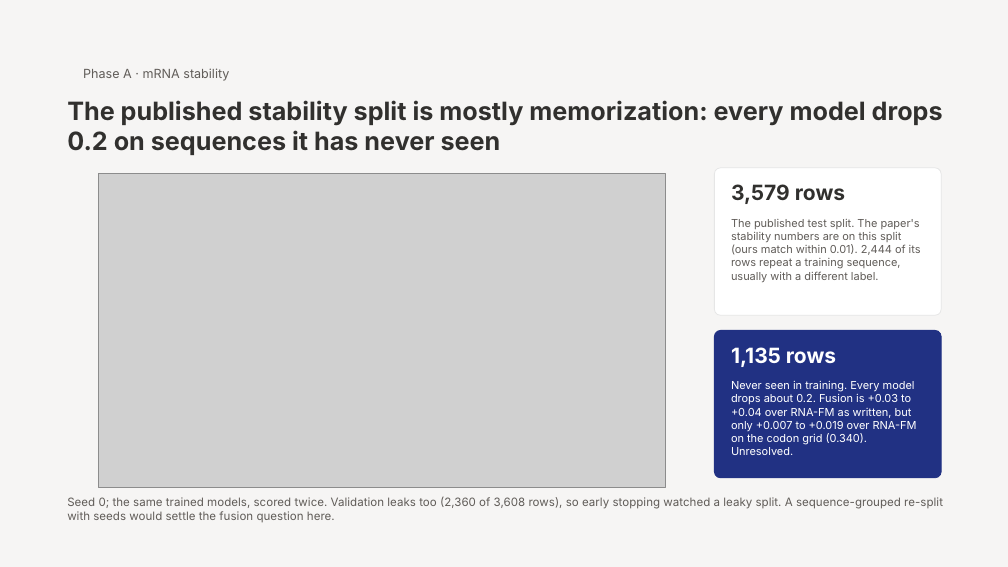
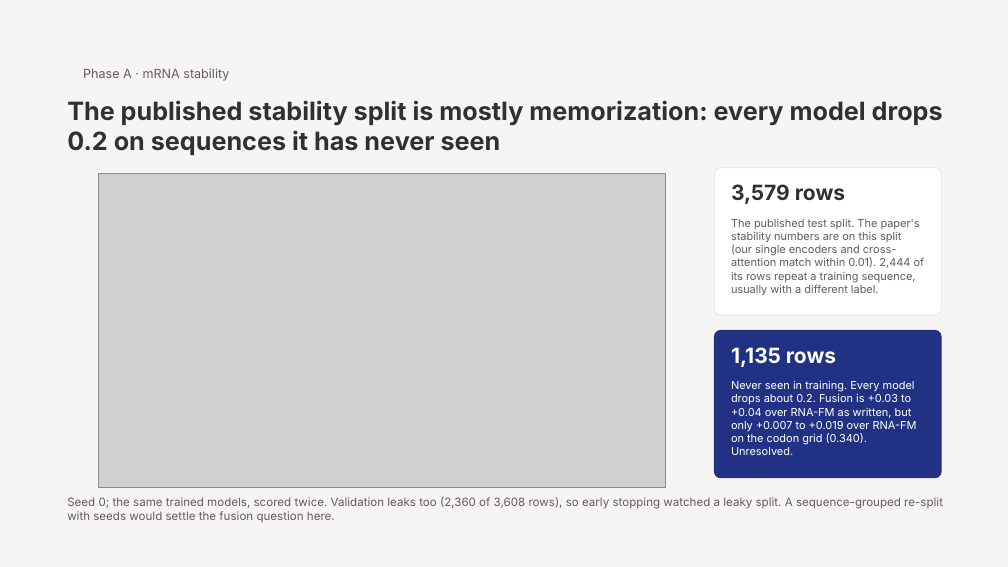
Before and after one commit to jtmckinley4/multimodal-bio-fusion, a slide deck: slide 7 of docs/notes/Slides/Mina_Progress_Slides_2026-10-22.pptx. Drawn at 1008x567 pixels with LibreOffice and Linux fonts; fonts in the diff are those of the drawing; grey boxes stand for pictures. Boxes give left, top, right and bottom in pixels: in the first picture for what was removed or moved away, otherwise in the second. Text is boxed around its words. In the diff, an @@ line names an element or a change of style, - is before the commit and + after.

```diff
--- a/docs/notes/Slides/Mina_Progress_Slides_2026-10-22.pptx
+++ b/docs/notes/Slides/Mina_Progress_Slides_2026-10-22.pptx
@@ text at (x1=731, y1=219, x2=925, y2=295): text changed @@
-The published test split. The paper's stability numbers are on this split (ours match within 0.01). 2,444 of its rows repeat a training sequence, usually with a different label.
+The published test split. The paper's stability numbers are on this split (our single encoders and cross-attention match within 0.01). 2,444 of its rows repeat a training sequence, usually with a different label.
```
Also in this commit, not shown: 10 other slides changed, 15 other files.
